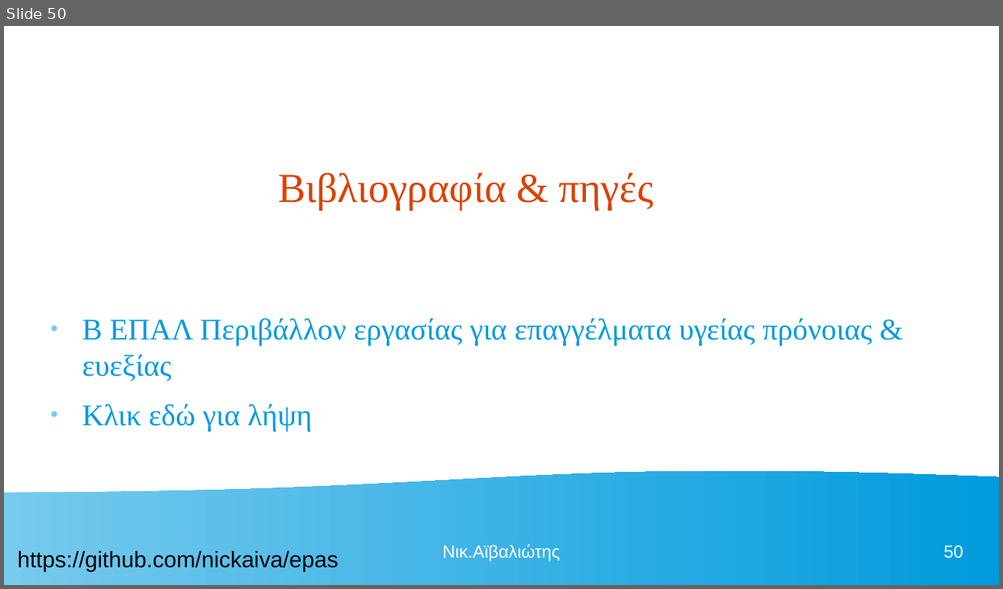
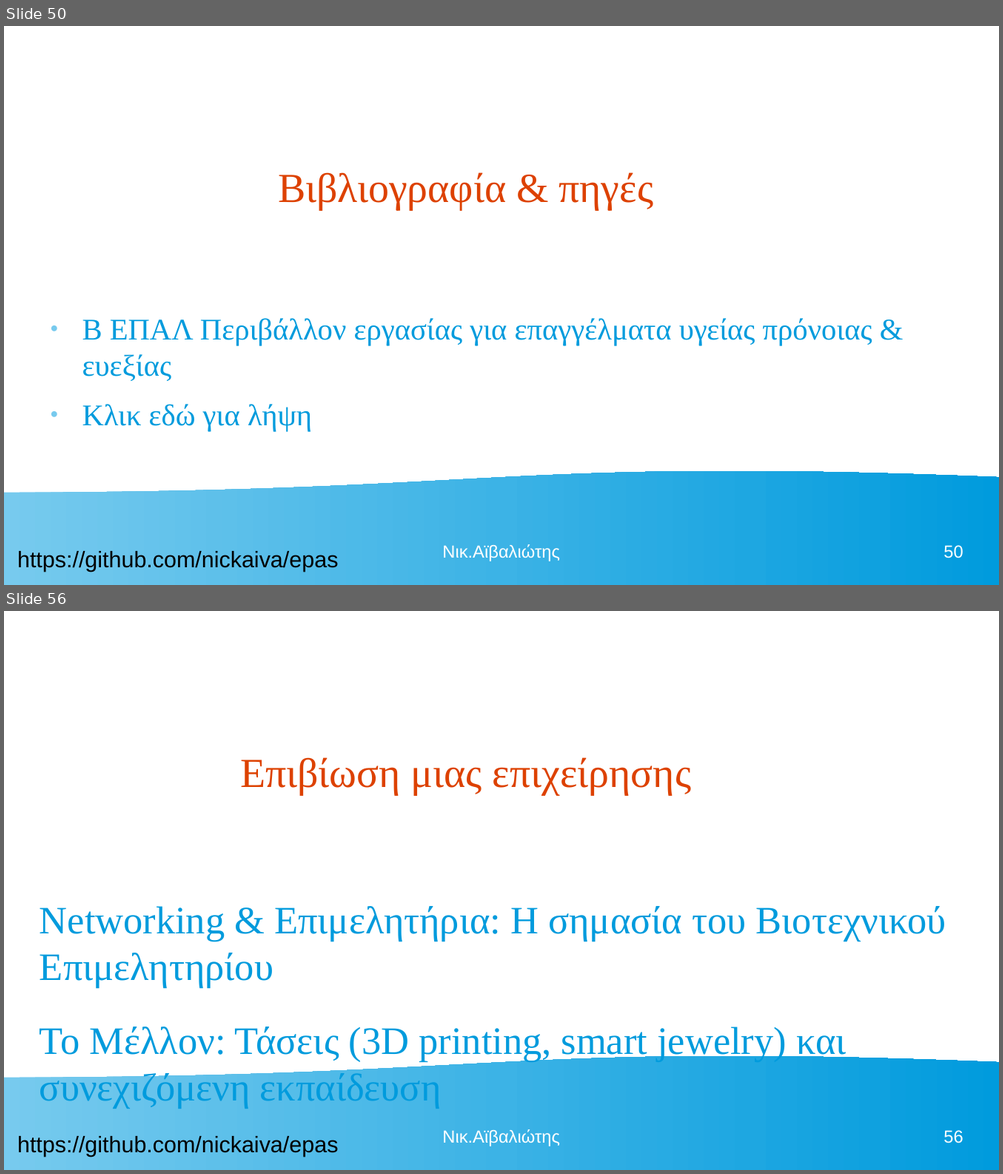
Before and after one commit to nickaiva/epas, a slide deck: ΠΕΡΙΒΑΛΛΟΝ ΕΡΓΑΣΙΑΣ.odp. Shown one above the other, each under a label of ours: slide 50 before the commit, slides 50 and 56 after it; the slides between them are not shown. The pictures are 1003x589 and 1003x1174 pixels, drawn with LibreOffice and Linux fonts; fonts in the diff are those of the drawing. Boxes give left, top, right and bottom in pixels: in the first picture for what was removed or moved away, otherwise in the second. Text is boxed around its words. In the diff, an @@ line names an element or a change of style, - is before the commit and + after.

```diff
--- a/ΠΕΡΙΒΑΛΛΟΝ ΕΡΓΑΣΙΑΣ.odp
+++ b/ΠΕΡΙΒΑΛΛΟΝ ΕΡΓΑΣΙΑΣ.odp
@@ slide 56 added at (4,611,999,1170), background #FFFFFF; not listed: 2 template elements that a slide beside it also shows @@
@@ title added at (240,758,691,795), 33 pt, text #DD4100 @@
+Επιβίωση μιας επιχείρησης
@@ text added at (40,906,946,1109), 31 pt, text #009BDD @@
+Networking & Επιμελητήρια: Η σημασία του Βιοτεχνικού Επιμελητηρίου
+Το Μέλλον: Τάσεις (3D printing, smart jewelry) και συνεχιζόμενη εκπαίδευση
@@ text added at (442,1130,560,1147), 14 pt, text #FFFFFF @@
+Νικ.Αϊβαλιώτης
@@ page number added at (943,1130,962,1144), 14 pt, text #FFFFFF @@
+56
```
Also in this commit, not shown: 6 other slides added, 2 other files.
